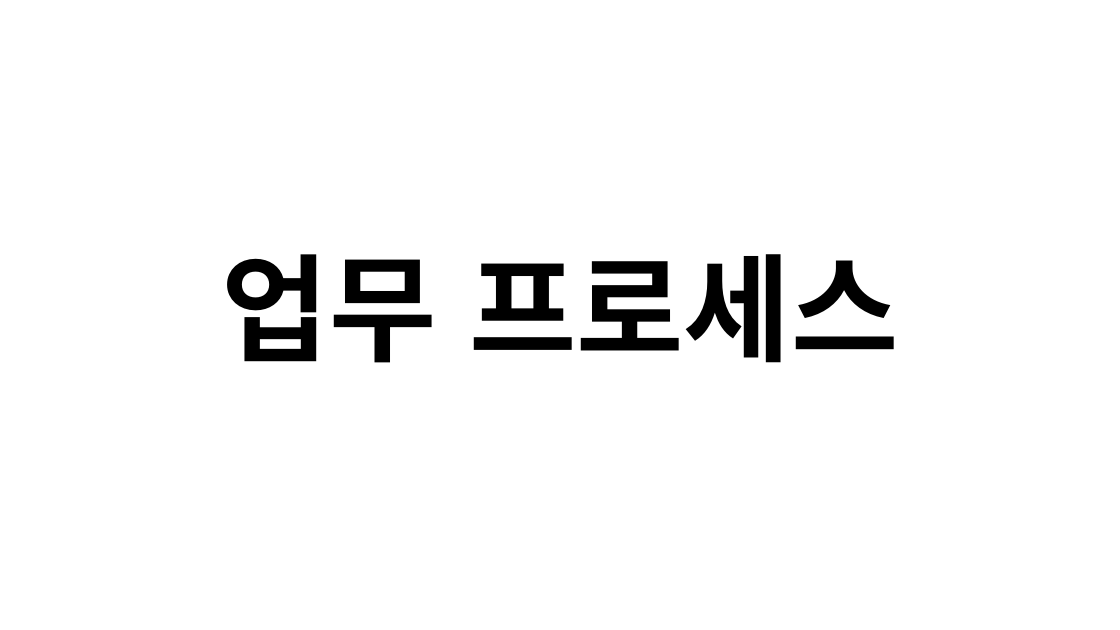
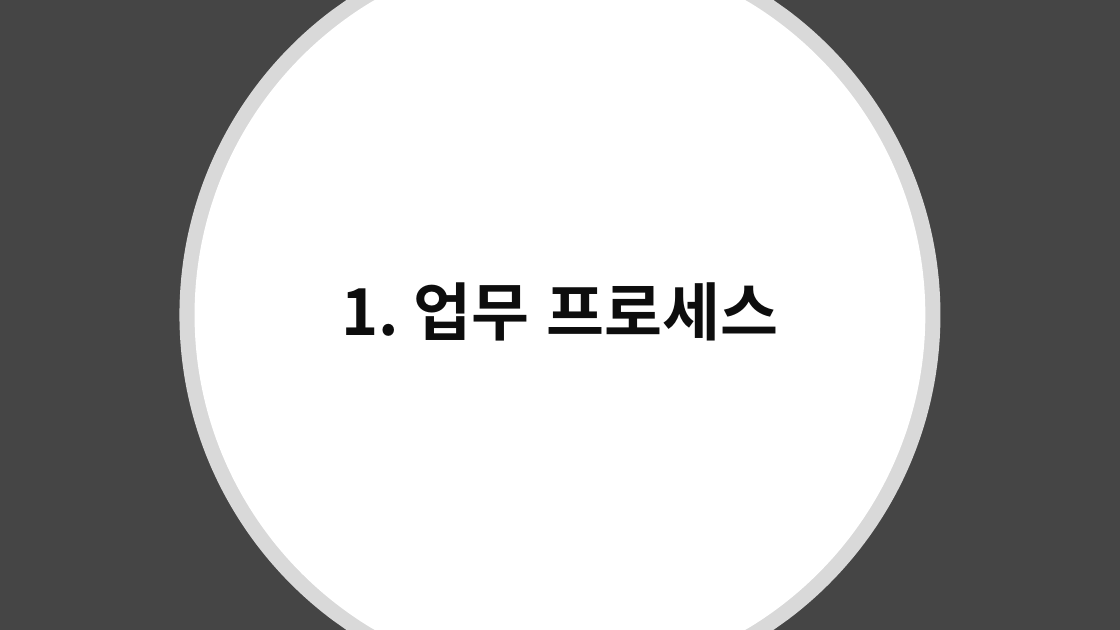
Before and after one commit to blackfourteen2014/Project-System-Process, a slide deck: slide 3 of 업무관리시스템 최종본(색 수정 및 ERD 추가).pptx (slide 2 before the commit). Drawn at 1120x630 pixels with LibreOffice and Linux fonts; fonts in the diff are those of the drawing. Boxes give left, top, right and bottom in pixels: in the first picture for what was removed or moved away, otherwise in the second. Text is boxed around its words. In the diff, an @@ line names an element or a change of style, - is before the commit and + after.

```diff
--- a/업무관리시스템 최종본(색 수정 및 ERD 추가).pptx
+++ b/업무관리시스템 최종본(색 수정 및 ERD 추가).pptx
@@ background #FFFFFF to #454545 @@
@@ freeform shape added at (x1=180, y1=0, x2=941, y2=630), fill #FFFFFF at 80% opacity @@
@@ freeform shape added at (x1=195, y1=0, x2=926, y2=630), fill #FFFFFF @@
@@ title at (x1=341, y1=282, x2=779, y2=341): text changed; size 100 to 54 pt; text colour #000000 to #0D0D0D @@
-업무 프로세스
+1. 업무 프로세스
```
Also in this commit, not shown: 6 other slides changed, 2 slides added, 2 slides removed.
